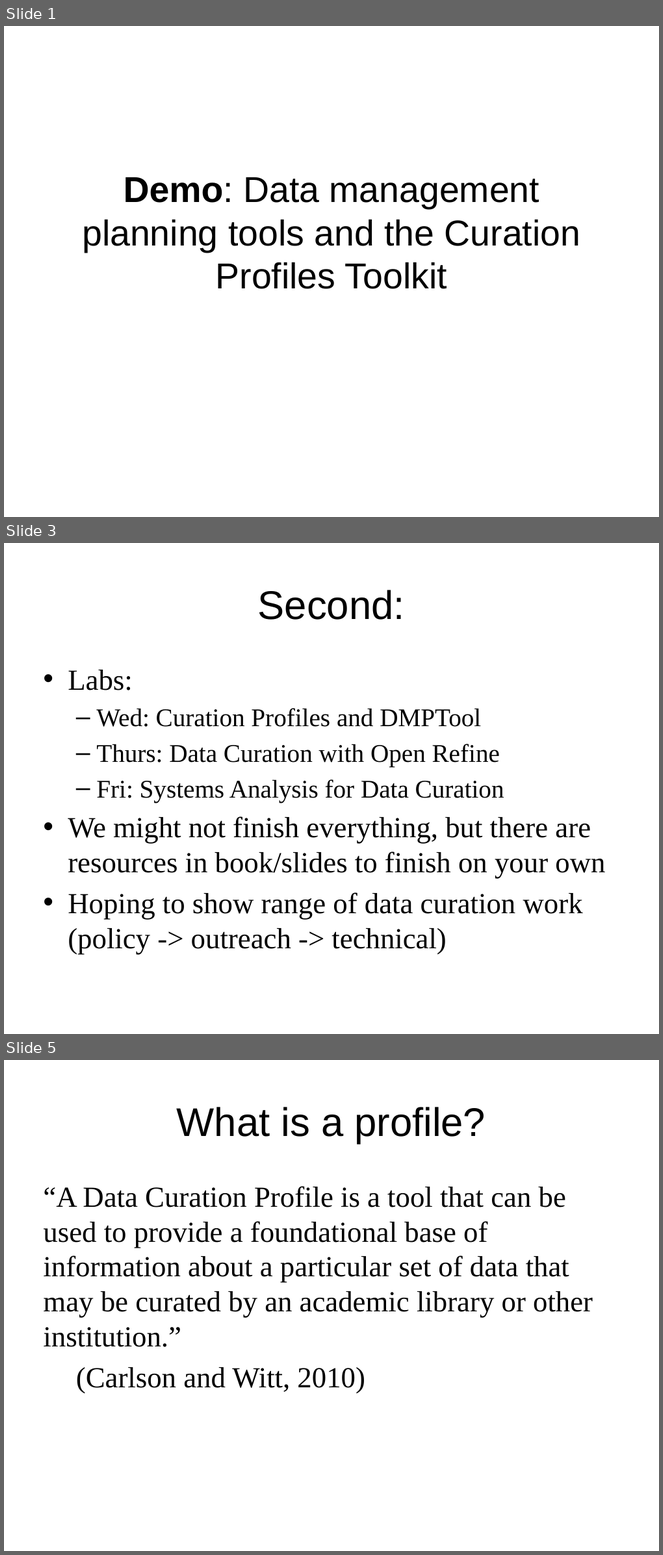
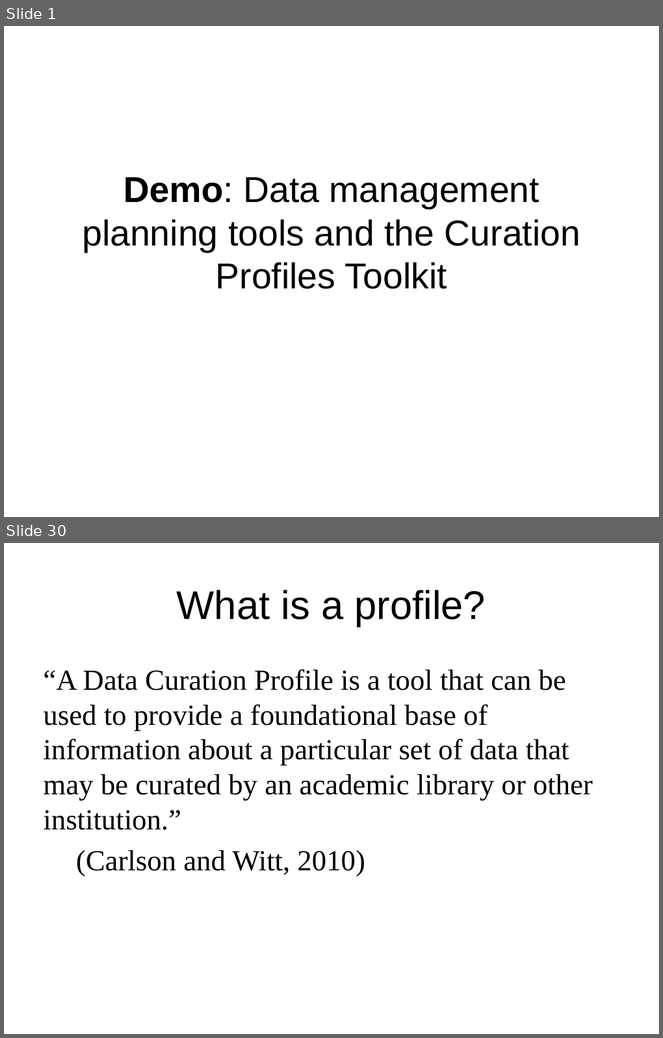
Before and after one commit to DataCurationWorkshop/Beijing-2015, a slide deck: Day1_Demo_DMPTools.pptx. Shown one above the other, each under a label of ours: slides 1, 3 and 5 before the commit, slides 1 and 30 after it; the slides between them are not shown. The pictures are 663x1555 and 663x1038 pixels, drawn with LibreOffice and Linux fonts; fonts in the diff are those of the drawing; background and template pictures are left out. Boxes give left, top, right and bottom in pixels: in the first picture for what was removed or moved away, otherwise in the second. Text is boxed around its words. In the diff, an @@ line names an element or a change of style, - is before the commit and + after.

```diff
--- a/Day1_Demo_DMPTools.pptx
+++ b/Day1_Demo_DMPTools.pptx
@@ slide 3 removed at [4,543,659,1034], background #FFFFFF @@
@@ title removed at [258,590,405,620] @@
-Second:
@@ text removed at [68,670,605,954] @@
-• Labs:
-  – Wed: Curation Profiles and DMPTool
-  – Thurs: Data Curation with Open Refine
-  – Fri: Systems Analysis for Data Curation
-• We might not finish everything, but there are resources in book/slides to finish on your own
-• Hoping to show range of data curation work (policy -> outreach -> technical)
@@ what was slide 5 is now slide 30 @@
```
Also in this commit, not shown: 2 slides changed, 24 slides added, 5 other slides removed, 1 other file.
